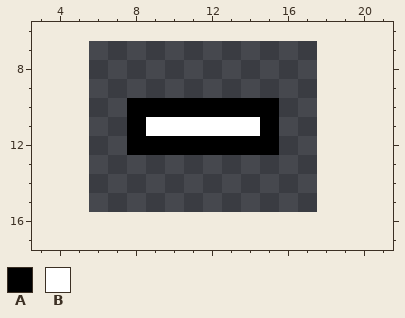
Two states of a pixel-art file, Assets/Home_bred/UI/Audio/Minus.aseprite. The picture above is the old version.
12x9 pixels, 1 frame. Shown: x 3..21, y 6..17. The old version is drawn lined up with the new one, on the new canvas.
Palette (. is transparent): A #000000  B #ffffff
Pixels before, first column x 8:
10 AAAAAAAA
11 ABBBBBBA
12 AAAAAAAA
New version:
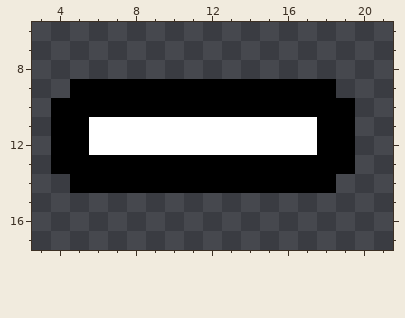
Change:
canvas 12x9 -> 24x24, the old top-left corner now at 6,7
The author put colour A in row 9 at x 5 to 18; in row 10 at x 4 to 7 and 16 to 19; in rows 11 to 12 at x 4 to 5 and 18 to 19; in row 13 at x 4 to 19; in row 14 at x 5 to 18.
The author put colour B in rows 11 to 12 at x 6 to 7 and 16 to 17.
Colour A becomes colour B in row 11 at x 8 and 15; in row 12 at x 8 to 15.
Pixel boxes of the changes (left, top, right, bottom) in both pictures:
changed: (51, 79, 355, 193)
